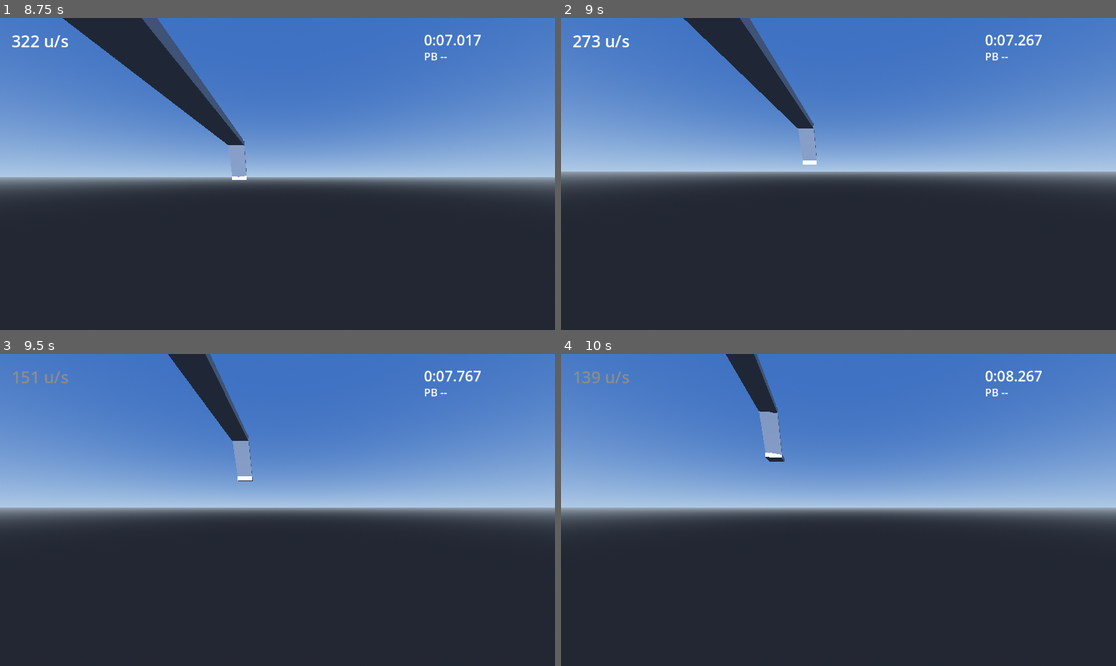
Above: before the commit, frames 1-4 (two rows, left to right).
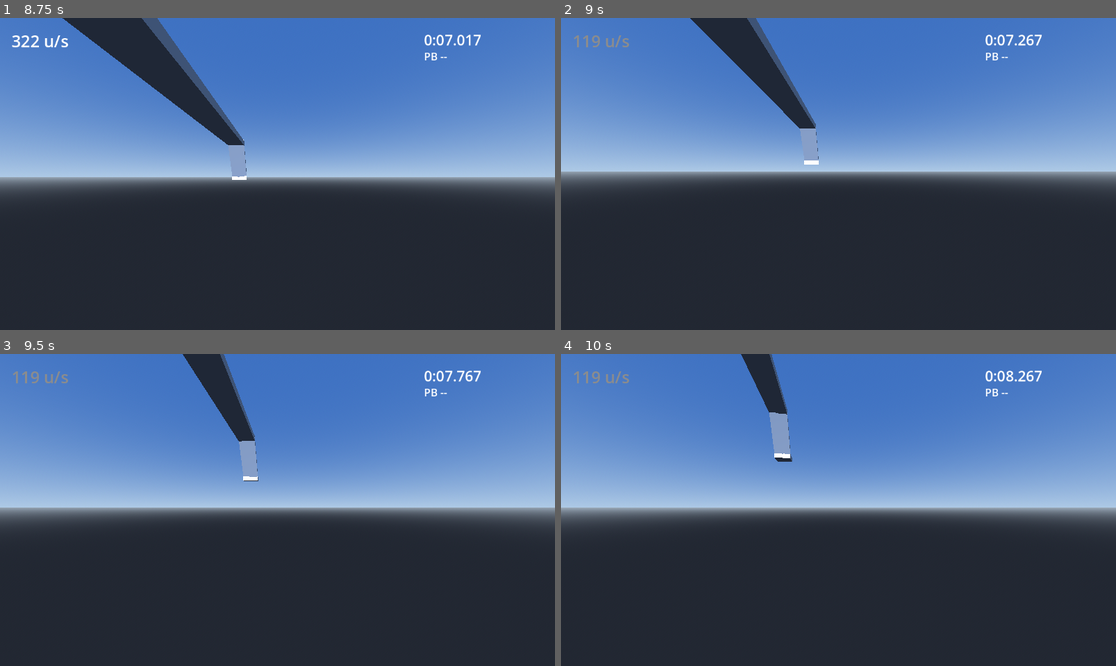
Above: after the commit, the same moments.

Repository: jamesdileva/surfhop
Game: Godot game, scene res://scenes/world/dev_advanced.tscn
The game is run twice, just before and just after one commit, with the same random seed, the same clock (stepped at 60 frames per second) and the same inputs. The project has no main scene, so this scene is started directly.
Inputs (mouse positions are in pixels of both pictures, inside the frame that each line leads up to):
- Up to frame 1 (8.75 s): tap Enter at 0.5 s; move the mouse to (305, 174) at 0.52 s; hold Space (jump) 0.53-1.28 s; hold W (move_forward) 0.53-5.78 s; click (305, 174) at 0.67 s; move the mouse to (249, 174) at 1.27 s; tap Ctrl (duck) at 1.35 s; click (249, 174) at 1.42 s; tap Space (jump) at 1.52, 1.55, 1.82, 2.3, 3.02, 3.05, 3.32, 4.35, 4.52, 4.82, 5.3, 6.02, 6.05, 6.32, 7.52, 7.55, 7.82 s; move the mouse to (288, 167) at 2.02 s; hold Shift (sprint) 2.03-2.78 s; click (288, 167) at 2.17 s; move the mouse to (271, 180) at 2.77 s; tap Z at 2.85, 6.6 s; click (271, 180) at 2.92 s; move the mouse to (316, 177) at 3.52 s; hold Space (jump) 3.53-4.28 s; tap J at 3.6, 7.35 s; click (316, 177) at 3.67 s; move the mouse to (233, 170) at 4.27 s; click (233, 170) at 4.42 s; move the mouse to (283, 174) at 5.02 s; hold Ctrl (duck) 5.03-5.78 s; click (283, 174) at 5.17 s; move the mouse to (255, 167) at 5.77 s; hold D (move_right) 5.78-6.53 s; tap Shift (sprint) at 5.85 s; click (255, 167) at 5.92 s; move the mouse to (305, 174) at 6.52 s; hold Space (jump) 6.53-7.28 s; hold W (move_forward) from 6.53 s (still down); click (305, 174) at 6.67 s; move the mouse to (249, 174) at 7.27 s; click (249, 174) at 7.42 s; move the mouse to (288, 167) at 8.02 s; hold Space (jump) from 8.03 s (still down); click (288, 167) at 8.17 s
- Up to frame 2 (9 s): move the mouse to (832, 180) at 8.77 s; release W (move_forward) at 8.78 s; release Space (jump) at 8.78 s; hold A (move_left) from 8.78 s (still down); tap Ctrl (duck) at 8.85 s; click (832, 180) at 8.92 s
- Up to frame 3 (9.5 s): keep holding A (move_left); tap Space (jump) at 9.02, 9.05, 9.32 s
- Up to frame 4 (10 s): move the mouse to (877, 513) at 9.52 s; release A (move_left) at 9.53 s; hold W (move_forward) from 9.53 s (still down); hold Shift (sprint) from 9.53 s (still down); click (877, 513) at 9.67 s; tap Space (jump) at 9.77, 9.8 s

Frame 1 is identical in both runs. In frame 2, 1.0% of the frame differs, in the area x 2-47%, y 0-47%; in frame 3, 1.5%, in the area x 3-47%, y 0-41%; in frame 4, 1.5%.

Commit message:
fix(movement): CS-style air acceleration (HL variant) - cap limits projection only, accel scales with move speed; enables pure-A circle-strafing

Diff:
--- a/scripts/movement/modules/AirMovement.gd
+++ b/scripts/movement/modules/AirMovement.gd
@@ -1,10 +1,11 @@
 class_name AirMovement
 extends MovementModule
 
-## Air acceleration with strafe-based speed gain (Gameplay Systems §1.4).
-## Same formula as ground acceleration but with the wish speed capped at
-## air_speed_cap (30 u/s), which produces the classic Quake air-strafe gain
-## when the wish direction is perpendicular-ish to velocity.
+## Air acceleration with strafe-based speed gain (Gameplay Systems §1.4,
+## Half-Life/CS variant): the air_speed_cap limits the PROJECTION check, but
+## the acceleration itself scales with the full move speed — this is what
+## makes classic circle-strafing (A-only + smooth mouse turn) possible.
+## NOTE: doc §1.4 shows the weaker Quake-1 variant; flagged as doc divergence.
 
 func enabled_in_state(state: int) -> bool:
 	return state == MovementState.AIR
@@ -23,11 +24,13 @@
 
 func apply_air_acceleration(wish_dir: Vector3, delta: float) -> void:
 	var velocity := _controller.get_velocity()
-	var wish_spd: float = _controller.config.air_speed_cap
+	var projected_speed: float = _controller.config.air_speed_cap
 	var current := velocity.dot(wish_dir)
-	var add_speed := wish_spd - current
+	var add_speed := projected_speed - current
 	if add_speed <= 0.0:
 		return
-	var accel_speed := minf(_controller.config.air_accel * delta * wish_spd, add_speed)
+	var accel_speed := minf(
+		_controller.config.air_accel * delta * _controller.config.walk_speed,
+		add_speed)
 	velocity += wish_dir * accel_speed
 	_controller.set_velocity(velocity)
--- a/tests/test_runner.gd
+++ b/tests/test_runner.gd
@@ -592,6 +592,29 @@
 	_check(strafe_right > start_right + 20.0,
 		"W+D + mouse-right turn gains air speed (%s -> %s)" % [start_right, strafe_right])
 
+	# --- Pure-A strafe (classic CS circle-strafe: NO forward key, just A
+	# + smooth mouse-left turn) must curve the path AND build speed ---
+	while not player.is_on_floor():
+		await physics_frame
+	player.velocity = Vector3.ZERO
+	player.rotation.y = 0.0
+	await _wait_ticks(2)
+	await _jump_from_ground(player)
+	Input.action_press("move_left")
+	var a_start := _h_speed(player)
+	var start_heading := Vector2(player.velocity.x, player.velocity.z).angle()
+	for i in 60:
+		player.rotation.y -= 0.05  # smooth continuous left turn
+		await physics_frame
+	var a_end_speed := _h_speed(player)
+	var end_heading := Vector2(player.velocity.x, player.velocity.z).angle()
+	Input.action_release("move_left")
+	var heading_change: float = absf(wrapf(end_heading - start_heading, -PI, PI))
+	_check(a_end_speed > a_start + 40.0,
+		"pure-A + mouse-turn accelerates without W (%s -> %s)" % [a_start, a_end_speed])
+	_check(heading_change > 1.0,
+		"pure-A strafing curves the flight path (%.0f deg turned)" % rad_to_deg(heading_change))
+
 	# --- Pure W in air must NOT gain significant speed (even from high
 	# speed: wish parallel to velocity has add_speed <= 0) ---
 	while not player.is_on_floor():
